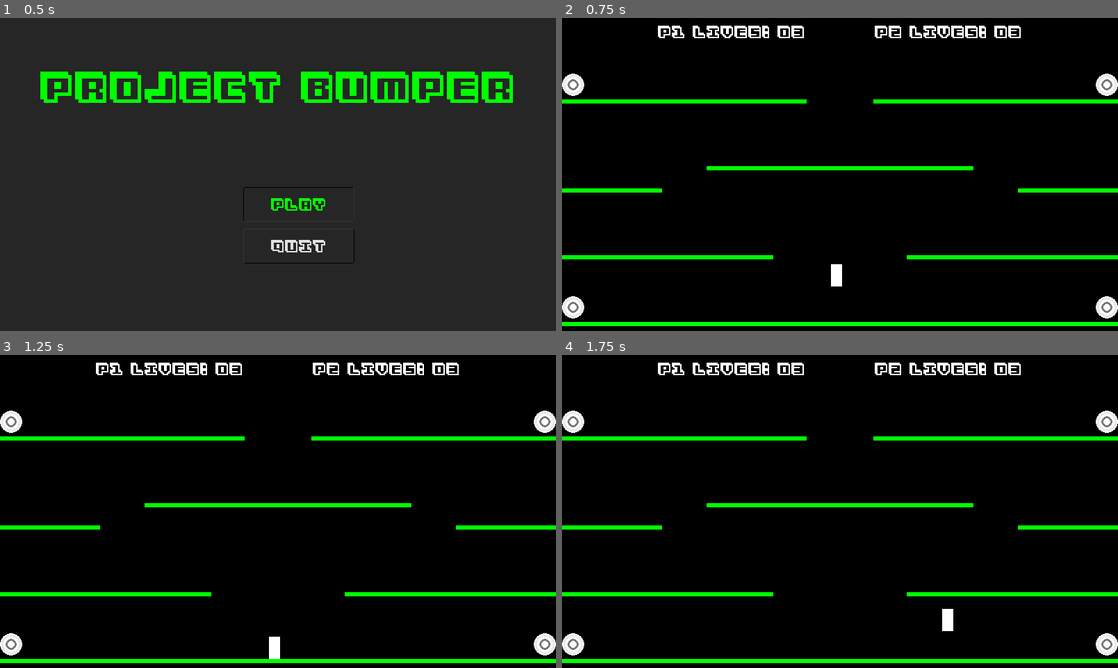
Above: before the commit, frames 1-4 (two rows, left to right).
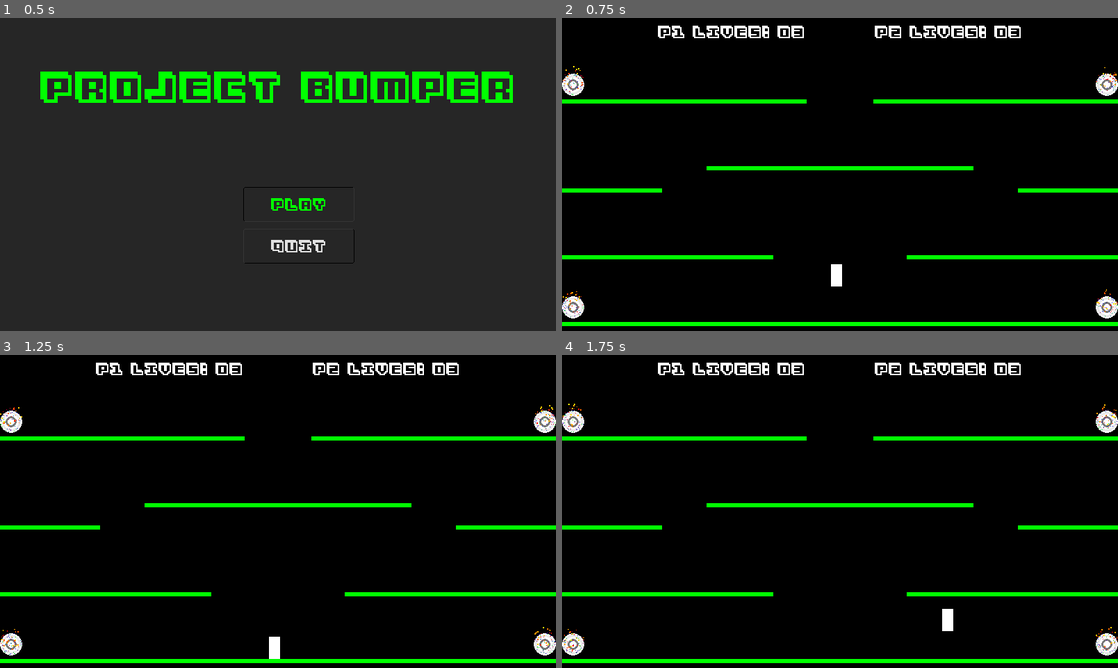
Above: after the commit, the same moments.

Repository: dawnwilson/project-one
Game: Godot game, scene res://Scenes/MainMenu.tscn
Same seed, same stepped clock (60 frames per second), same inputs: the game is played once before the commit and once after it.
Inputs:
- Up to frame 1 (0.5 s): no input
- Up to frame 2 (0.75 s): click "PLAY" at 0.5 s
- Up to frame 3 (1.25 s): no input
- Up to frame 4 (1.75 s): hold D (walk_right) from 1.28 s (still down); tap W (jump) at 1.52 s

Frame 1 is identical in both runs. In frame 2, 0.1% of the frame differs, in the area x 0-100%, y 15-96%; in frame 3, 0.1%, in the area x 0-100%, y 16-96%; in frame 4, 0.1%.

Commit message:
Add particles to the portal.

Diff:
--- a/Scenes/Game.tscn
+++ b/Scenes/Game.tscn
@@ -3,7 +3,7 @@
 [ext_resource path="res://Assets/floor.png" type="Texture" id=1]
 [ext_resource path="res://Assets/background.png" type="Texture" id=2]
 [ext_resource path="res://Scenes/Player.tscn" type="PackedScene" id=3]
-[ext_resource path="res://Assets/portal.png" type="Texture" id=4]
+[ext_resource path="res://Scenes/Portal.tscn" type="PackedScene" id=4]
 [ext_resource path="res://Scenes/HUD.tscn" type="PackedScene" id=5]
 
 [sub_resource type="ConvexPolygonShape2D" id=1]
@@ -55,21 +55,17 @@
 
 [node name="Portals" type="Node2D" parent="."]
 
-[node name="Portal" type="Sprite" parent="Portals"]
+[node name="Portal" parent="Portals" instance=ExtResource( 4 )]
 position = Vector2( 16, 96 )
-texture = ExtResource( 4 )
 
-[node name="Portal2" type="Sprite" parent="Portals"]
+[node name="Portal2" parent="Portals" instance=ExtResource( 4 )]
 position = Vector2( 784, 96 )
-texture = ExtResource( 4 )
 
-[node name="Portal3" type="Sprite" parent="Portals"]
+[node name="Portal3" parent="Portals" instance=ExtResource( 4 )]
 position = Vector2( 16, 416 )
-texture = ExtResource( 4 )
 
-[node name="Portal4" type="Sprite" parent="Portals"]
+[node name="Portal4" parent="Portals" instance=ExtResource( 4 )]
 position = Vector2( 784, 416 )
-texture = ExtResource( 4 )
 
 [node name="Player" parent="." instance=ExtResource( 3 )]
 position = Vector2( 395, 324 )
--- a/Scenes/Portal.tscn
+++ b/Scenes/Portal.tscn
@@ -1,6 +1,24 @@
-[gd_scene load_steps=2 format=2]
+[gd_scene load_steps=4 format=2]
 
 [ext_resource path="res://Assets/portal.png" type="Texture" id=1]
 
+[sub_resource type="Curve" id=2]
+_data = [ Vector2( 0.5, 0.49125 ), 0.0, 0.0435065, 0, 0, Vector2( 1, 1 ), 0.0, 0.0, 0, 0 ]
+
+[sub_resource type="Gradient" id=1]
+offsets = PoolRealArray( 0, 0.342342, 0.657658, 1 )
+colors = PoolColorArray( 0, 1, 0, 1, 0, 0, 1, 1, 1, 0, 0, 1, 1, 1, 0, 1 )
+
 [node name="Portal" type="Sprite"]
 texture = ExtResource( 1 )
+
+[node name="CPUParticles2D" type="CPUParticles2D" parent="."]
+amount = 70
+lifetime = 1.25
+preprocess = 1.25
+emission_shape = 1
+emission_sphere_radius = 15.0
+gravity = Vector2( 0, -15 )
+scale_amount = 2.0
+scale_amount_curve = SubResource( 2 )
+color_ramp = SubResource( 1 )
